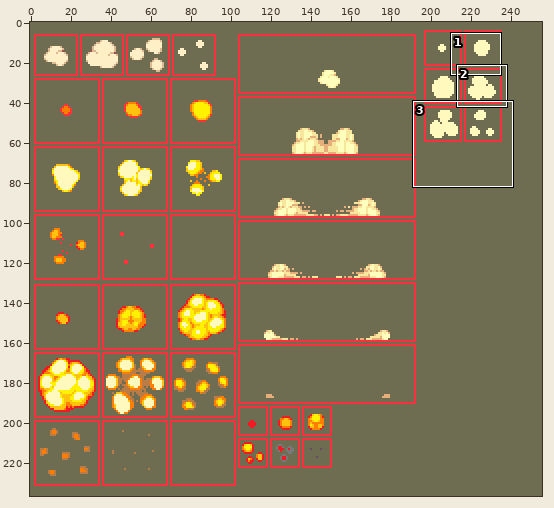
Sprite sheet, stored at images/explosion.png. Above: a wide view before the commit, with the close-up outlined.
Close-up. Earlier state:
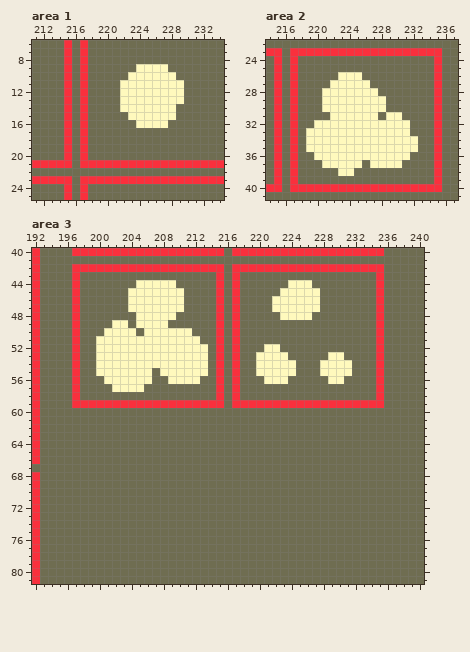
The file is 256x237 pixels. Colours within 5 levels of each other are drawn and written as one. Shown: area 1: x 211..234, y 6..25; area 2: x 214..237, y 22..41; area 3: x 192..240, y 40..81. The commit also changed other parts of the picture, which this record leaves out.
And afterwards:
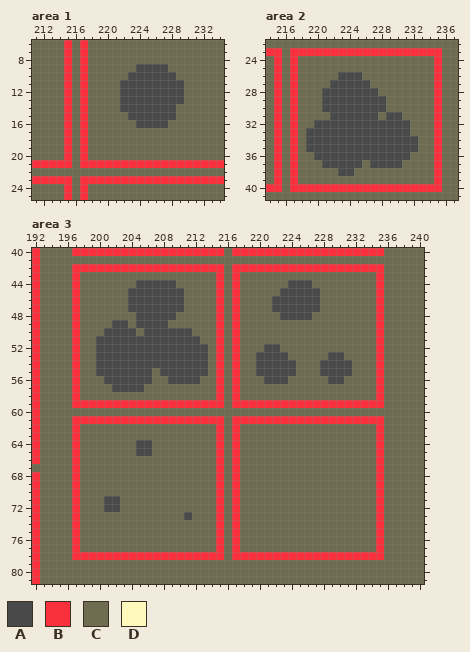
Palette (. is transparent): A #494949  B #f9303d  C #6f6d51  D #fff9bd
The edit:
Area 1:
The author changed colour D to colour A in row 9 at x 224 to 227; in row 10 at x 223 to 228; in rows 11 to 13 at x 222 to 229; in row 14 at x 222 to 228; in row 15 at x 223 to 228; in row 16 at x 224 to 227.
Area 2:
The author changed colour D to colour A in row 26 at x 223 to 225; in row 27 at x 222 to 226; in row 28 at x 221 to 227; in rows 29 to 30 at x 221 to 228; in row 31 at x 222 to 227 and 229 to 230; in row 32 at x 220 to 231.
The author changed colour D to colour A in row 33 at x 219 to 231; in rows 34 to 35 at x 219 to 232; in row 36 at x 220 to 231; in row 37 at x 221 to 225 and 227 to 230; in row 38 at x 223 to 224.
Area 3:
The author changed colour C to colour A in rows 64 to 65 at x 205 to 206; in rows 71 to 72 at x 201 to 202; in row 73 at x 211.
The author changed colour D to colour A in row 44 at x 205 to 209 and 224 to 226; in row 45 at x 204 to 210 and 223 to 227; in rows 46 to 47 at x 204 to 210 and 222 to 227; in row 48 at x 205 to 209 and 223 to 226; in row 49 at x 202 to 203 and 205 to 208; in row 50 at x 201 to 204 and 206 to 211.
The author changed colour D to colour A in row 51 at x 200 to 212; in row 52 at x 200 to 213 and 221 to 222; in row 53 at x 200 to 213, 220 to 223 and 229 to 230; in row 54 at x 200 to 213, 220 to 224 and 228 to 231; in row 55 at x 200 to 206, 208 to 213, 220 to 224 and 228 to 231; in row 56 at x 201 to 206, 209 to 212, 221 to 223 and 229 to 230.
The author changed colour D to colour A in row 57 at x 202 to 205.
The author changed colour C to colour B in row 61 at x 197 to 215 and 217 to 235; in rows 62 to 77 at x 197, 215, 217 and 235; in row 78 at x 197 to 215 and 217 to 235.
Pixel boxes of the changes (left, top, right, bottom) in both close-ups:
changed: (120, 64, 184, 128)
changed: (306, 72, 418, 176)
changed: (96, 280, 208, 392)
changed: (272, 280, 320, 320)
changed: (256, 344, 296, 384)
changed: (320, 352, 352, 384)
changed: (72, 416, 384, 560)
